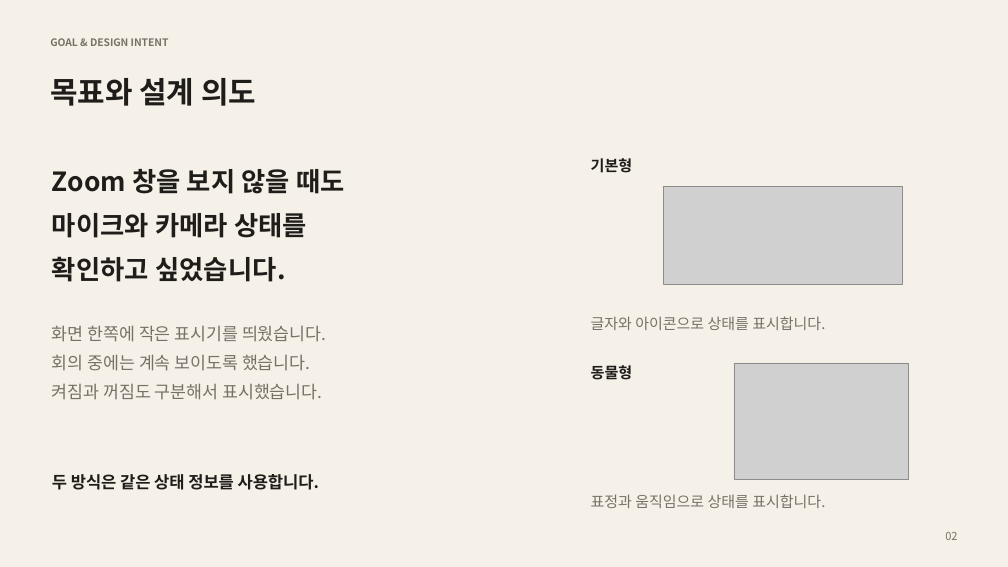
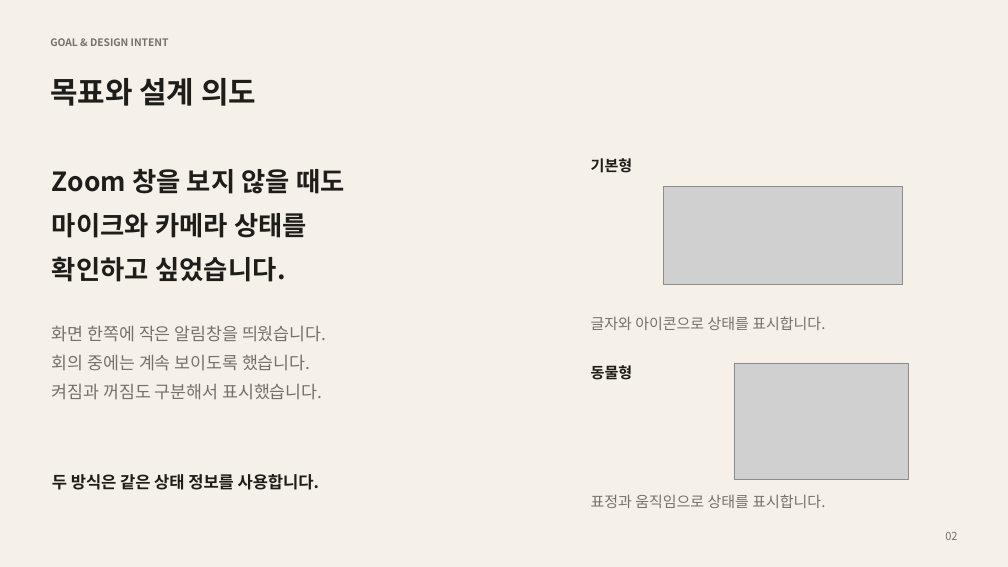
Before and after one commit to arajung-hub/on-air-companion, a slide deck: slide 3 of presentation/On-Air-Companion.pptx. Drawn at 1008x567 pixels with LibreOffice and Linux fonts; fonts in the diff are those of the drawing; grey boxes stand for pictures. Boxes give left, top, right and bottom in pixels: in the first picture for what was removed or moved away, otherwise in the second. Text is boxed around its words. In the diff, an @@ line names an element or a change of style, - is before the commit and + after.

Commit message:
Refine notification wording and simplify the presentation cover

```diff
--- a/presentation/On-Air-Companion.pptx
+++ b/presentation/On-Air-Companion.pptx
@@ text at (52, 325, 326, 342): text changed @@
-화면 한쪽에 작은 표시기를 띄웠습니다.
+화면 한쪽에 작은 알림창을 띄웠습니다.
```
Also in this commit, not shown: 4 other slides changed, 2 other files.
